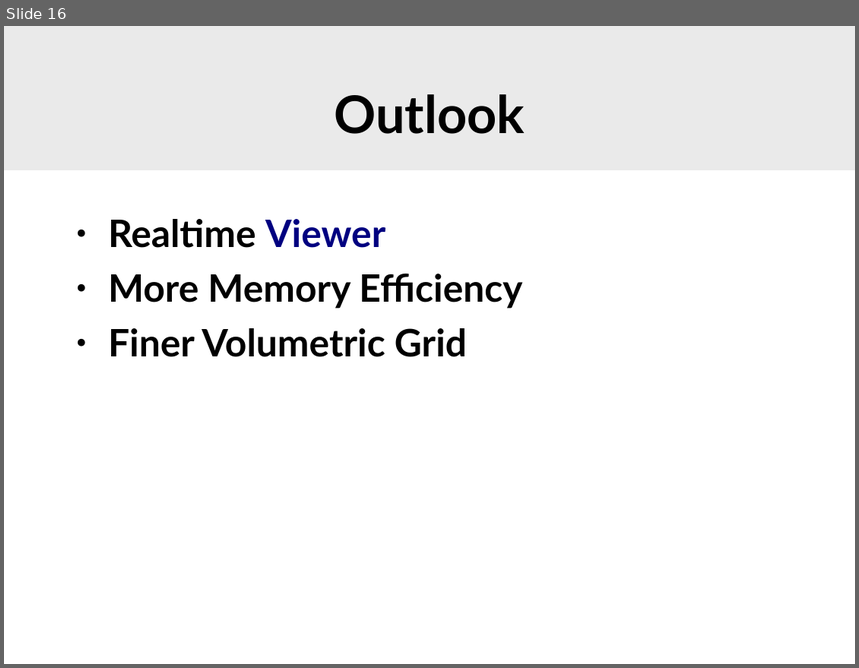
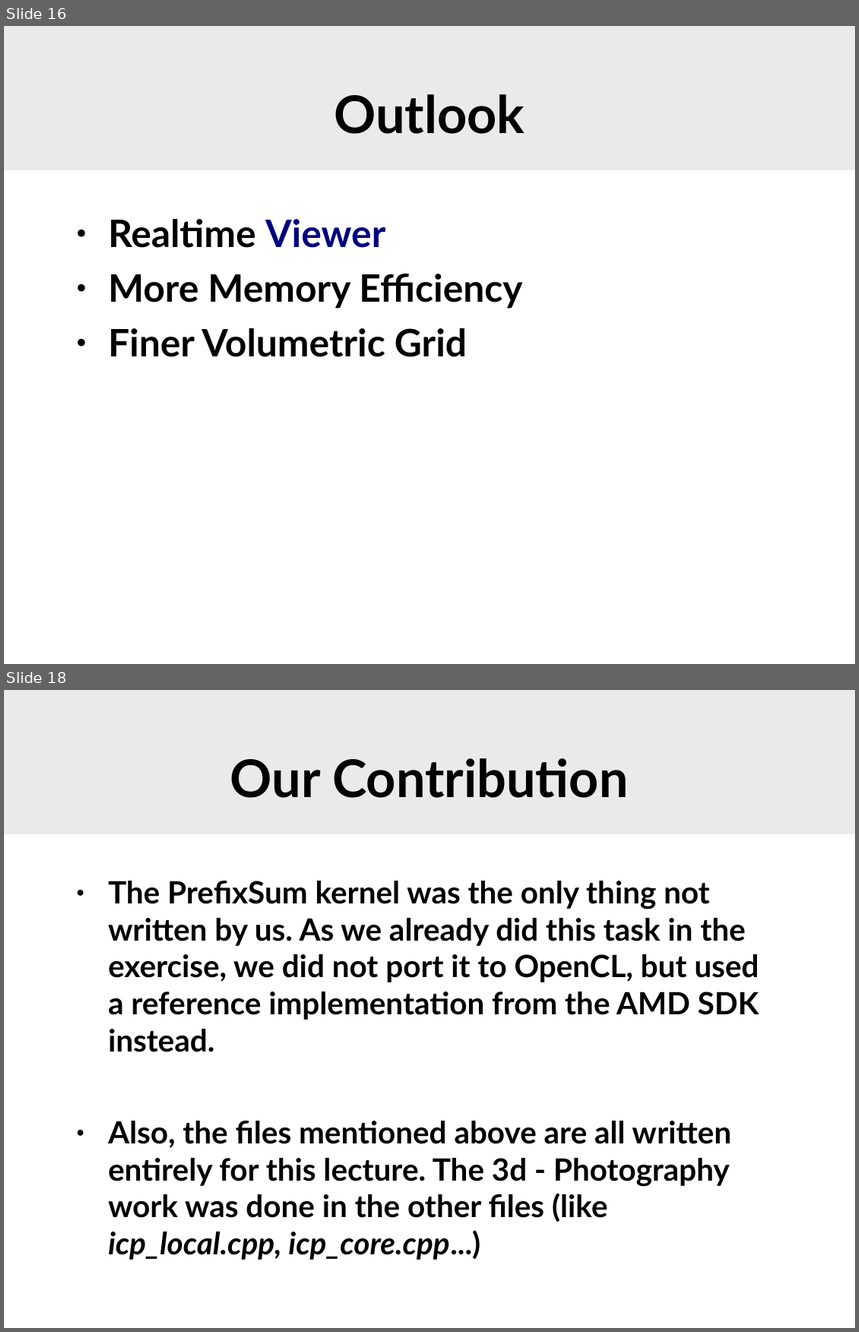
Before and after one commit to SgtPepper123/ICP_3dPhoto, a slide deck: GPGPU presentation/Presentation.odp. Shown one above the other, each under a label of ours: slide 16 before the commit, slides 16 and 18 after it; the slides between them are not shown. The pictures are 859x668 and 859x1332 pixels, drawn with LibreOffice and Linux fonts; fonts in the diff are those of the drawing; background and template pictures are left out. Boxes give left, top, right and bottom in pixels: in the first picture for what was removed or moved away, otherwise in the second. Text is boxed around its words. In the diff, an @@ line names an element or a change of style, - is before the commit and + after.

```diff
--- a/GPGPU presentation/Presentation.odp
+++ b/GPGPU presentation/Presentation.odp
@@ slide 18 added at [4, 690, 855, 1328], background #FFFFFF; not listed: 1 template element that a slide beside it also shows @@
@@ title added at [230, 758, 629, 798], 44 pt, text #000000, bold @@
+Our Contribution
@@ text added at [108, 881, 759, 1260], 26 pt, text #000000, bold @@
+● The PrefixSum kernel was the only thing not written by us. As we already did this task in the exercise, we did not port it to OpenCL, but used a reference implementation from the AMD SDK instead.
+● Also, the files mentioned above are all written entirely for this lecture. The 3d - Photography work was done in the other files (like icp_local.cpp, icp_core.cpp...)
```
Also in this commit, not shown: 1 slide changed, 1 other file.
